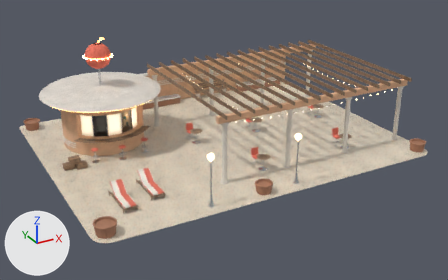
Before and after pictures for a commit that changed the glTF model public/assets/buildings/plot_juice_kiosk.gltf.
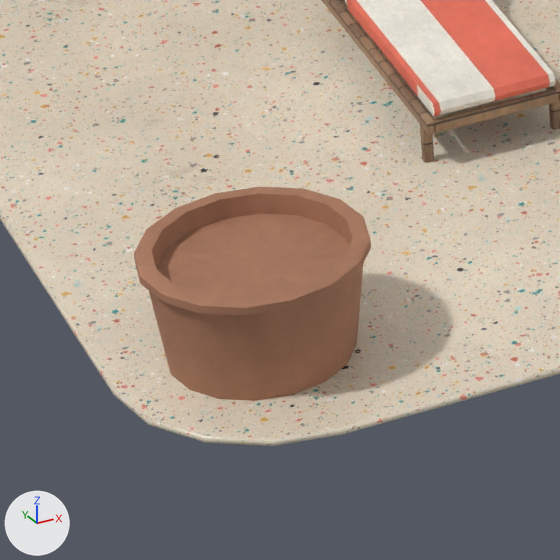
The first picture shows the older version from a 50 mm camera at (-15.6, -29.1, 14.6) aimed at (-0.1, -0.9, 0.5). The close-ups show the older and then the newer version on the part from 17% to 31% of the width and 70% to 91% of the height of that picture. Only the edits that show in the close-ups are written down. Lighting does not change. The marker at lower left points along +X, +Y and +Z. Where no turn or scale is listed for an object, it has been applied to the vertices. Vertices at exactly the same position are counted once.

Objects in the first close-up: 'plot_juice_kiosk_mesh'.
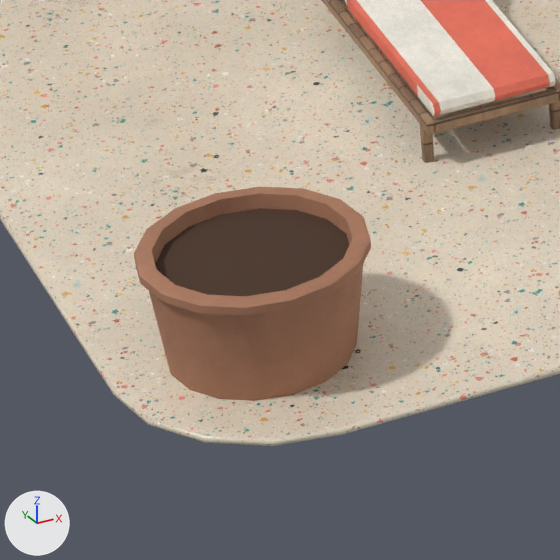
The edits, one by one:
Material 'soil' (mat_soil) is new.
Its base color is (0.0704, 0.0356, 0.0203) (brown #4b3527).
Its roughness is 0.97.
me_plot_juice_kiosk_mesh is used by ob_plot_juice_kiosk_mesh; location (0.0, 0.0, 0.0).
me_plot_juice_kiosk_mesh had 9211 vertices, 16405 faces and spanned x -9.7..9.7, y -7.2..7.9, z 0.0..6.1.
me_plot_juice_kiosk_mesh now has 9095 vertices, 16533 faces and spans x -9.7..9.7, y -7.2..7.9, z 0.0..6.1.
me_plot_juice_kiosk_mesh part 1: 32 vertices added at x -9.4..-8.6, y -6.8..-6.0, z 0.5.
Other edits to the shape of me_plot_juice_kiosk_mesh do not show in these pictures.
me_plot_juice_kiosk_mesh gains material mat_soil (brown #4b3527).

What differs and where, as boxes [x1, y1, x2, y2] in the close-ups (560 x 560 px):
part 1 of me_plot_juice_kiosk_mesh, added (brown)
    after: [155, 208, 350, 296]
